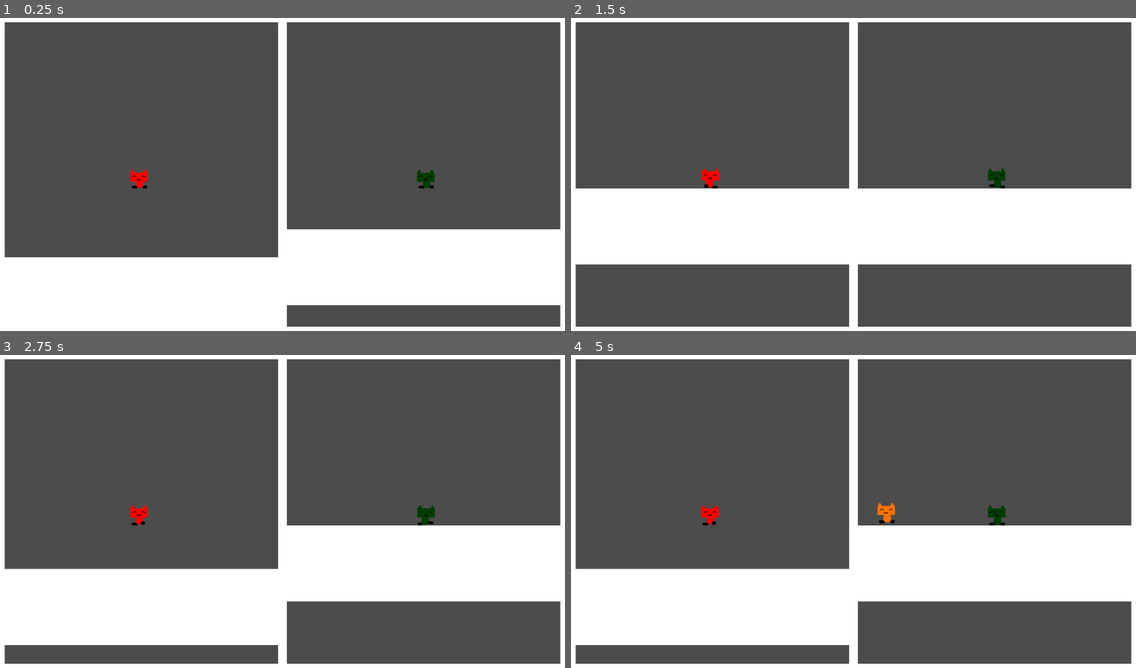
Above: before the commit, frames 1-4 (two rows, left to right).
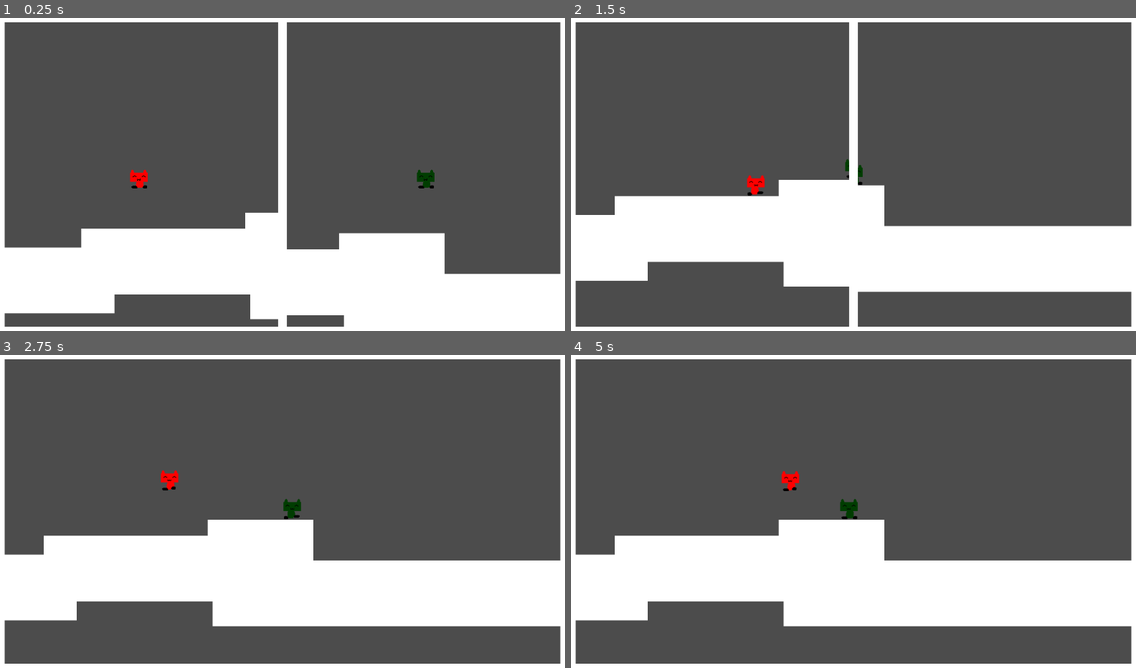
Above: after the commit, the same moments.

Repository: MBatt1/Chillenium-Jam
Game: Godot game, scene res://main/Main.tscn
Two runs of this game, one before a commit and one after it. Both use one fixed random seed, a clock stepped at 60 frames per second and the inputs below.
Inputs:
- Up to frame 1 (0.25 s): no input
- Up to frame 2 (1.5 s): hold D (p1_right) from 0.53 s (still down); tap Down (p2_down) at 0.6 s; tap W (p1_up) at 0.77 s; tap Left (p2_left) at 1.35 s
- Up to frame 3 (2.75 s): tap W (p1_up) at 1.52 s; release D (p1_right) at 2.03 s; hold A (p1_left) from 2.03 s (still down); tap Right (p2_right) at 2.1 s
- Up to frame 4 (5 s): release A (p1_left) at 2.78 s; hold D (p1_right) 2.78-4.28 s; tap Up (p2_up) at 2.85 s; tap W (p1_up) at 3.02, 3.77, 4.52 s; tap Down (p2_down) at 3.6 s; hold A (p1_left) from 4.28 s (still down); tap Left (p2_left) at 4.35 s

The runs differ from the first frame. In frame 1, 14% of the frame differs, in the area x 0-100%, y 62-99%; in frame 2, 14%; in frame 3, 21%; in frame 4, 21%, in the area x 0-100%, y 1-99%.

Commit message:
Surface Object

Diff:
--- a/level/TestFlat.tscn
+++ b/level/TestFlat.tscn
@@ -1,12 +1,9 @@
-[gd_scene load_steps=6 format=2]
+[gd_scene load_steps=5 format=2]
 
 [ext_resource path="res://level/Editor/PlayerSpawner.tscn" type="PackedScene" id=1]
 [ext_resource path="res://objects/Player.tscn" type="PackedScene" id=2]
 [ext_resource path="res://level/LevelScript.gd" type="Script" id=3]
-[ext_resource path="res://objects/enemy.tscn" type="PackedScene" id=4]
-
-[sub_resource type="RectangleShape2D" id=1]
-extents = Vector2( 1611.5, 83.5 )
+[ext_resource path="res://objects/level/Surface.tscn" type="PackedScene" id=4]
 
 [node name="Node2D" type="Node2D"]
 script = ExtResource( 3 )
@@ -14,19 +11,8 @@
 [node name="StaticBody2D" type="StaticBody2D" parent="."]
 position = Vector2( -13, -95 )
 
-[node name="ColorRect" type="ColorRect" parent="StaticBody2D"]
-margin_left = -932.0
-margin_top = 521.0
-margin_right = 2301.0
-margin_bottom = 691.0
-rect_pivot_offset = Vector2( 1350, -258 )
-
-[node name="CollisionShape2D" type="CollisionShape2D" parent="StaticBody2D"]
-position = Vector2( 684.5, 606 )
-shape = SubResource( 1 )
-
 [node name="PlayerSpawner" parent="." instance=ExtResource( 1 )]
-position = Vector2( -52, 233 )
+position = Vector2( 525, 273 )
 template = ExtResource( 2 )
 weight = 200
 friction = 200
@@ -34,7 +20,7 @@
 color = Color( 1, 0, 0, 1 )
 
 [node name="PlayerSpawner2" parent="." instance=ExtResource( 1 )]
-position = Vector2( 1085, 296 )
+position = Vector2( 956, 227 )
 template = ExtResource( 2 )
 player_id = 1
 weight = 200
@@ -42,5 +28,29 @@
 drag = 400
 color = Color( 0, 0.529412, 1, 1 )
 
-[node name="KinematicBody2D" parent="." instance=ExtResource( 4 )]
-position = Vector2( 685, 389 )
+[node name="ReferenceRect" parent="." instance=ExtResource( 4 )]
+margin_left = 762.0
+margin_top = 366.0
+margin_right = 998.0
+margin_bottom = 470.0
+
+[node name="Surface" parent="." instance=ExtResource( 4 )]
+margin_left = 396.0
+margin_top = 402.0
+margin_right = 811.0
+margin_bottom = 549.0
+rect_pivot_offset = Vector2( 40, 40 )
+
+[node name="Surface2" parent="." instance=ExtResource( 4 )]
+margin_left = 773.0
+margin_top = 457.0
+margin_right = 1610.0
+margin_bottom = 604.0
+rect_pivot_offset = Vector2( 40, 40 )
+
+[node name="Surface2" parent="Surface2" instance=ExtResource( 4 )]
+margin_left = -1140.0
+margin_top = -13.0
+margin_right = -303.0
+margin_bottom = 134.0
+rect_pivot_offset = Vector2( 40, 40 )
--- /dev/null
+++ b/objects/level/Surface.gd
@@ -0,0 +1,18 @@
+extends ReferenceRect
+
+
+# Declare member variables here. Examples:
+# var a = 2
+# var b = "text"
+
+
+# Called when the node enters the scene tree for the first time.
+func _ready():
+	var x_size = abs(margin_left-margin_right)
+	var y_size = abs(margin_top-margin_bottom)
+	$ColorRect.margin_right = x_size
+	$ColorRect.margin_bottom = y_size
+	var new_shape = RectangleShape2D.new()
+	new_shape.extents = Vector2(x_size/2, y_size/2)
+	$StaticBody2D/CollisionShape2D.shape = new_shape
+	$StaticBody2D/CollisionShape2D.position = Vector2(x_size/2, y_size/2)
--- /dev/null
+++ b/objects/level/Surface.tscn
@@ -0,0 +1,18 @@
+[gd_scene load_steps=2 format=2]
+
+[ext_resource path="res://objects/level/Surface.gd" type="Script" id=1]
+
+[node name="Surface" type="ReferenceRect"]
+margin_right = 40.0
+margin_bottom = 40.0
+border_width = 2.0
+script = ExtResource( 1 )
+
+[node name="StaticBody2D" type="StaticBody2D" parent="."]
+
+[node name="CollisionShape2D" type="CollisionShape2D" parent="StaticBody2D"]
+position = Vector2( 19.5, 19 )
+
+[node name="ColorRect" type="ColorRect" parent="."]
+margin_right = 40.0
+margin_bottom = 40.0
